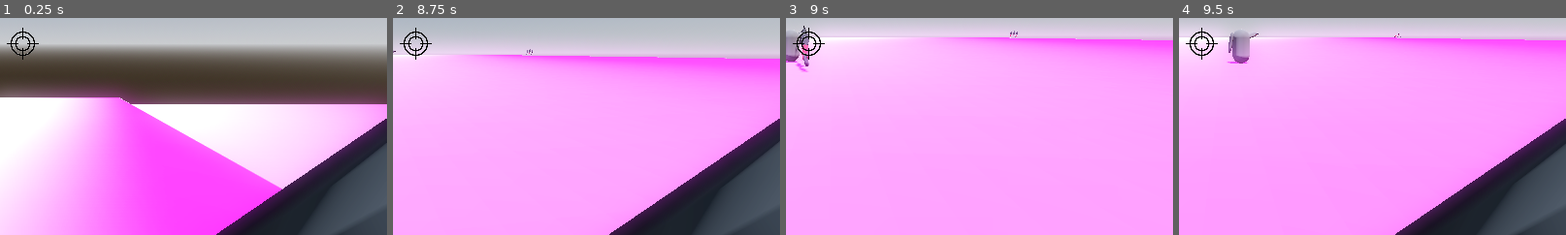
Above: before the commit, frames 1-4 (left to right).
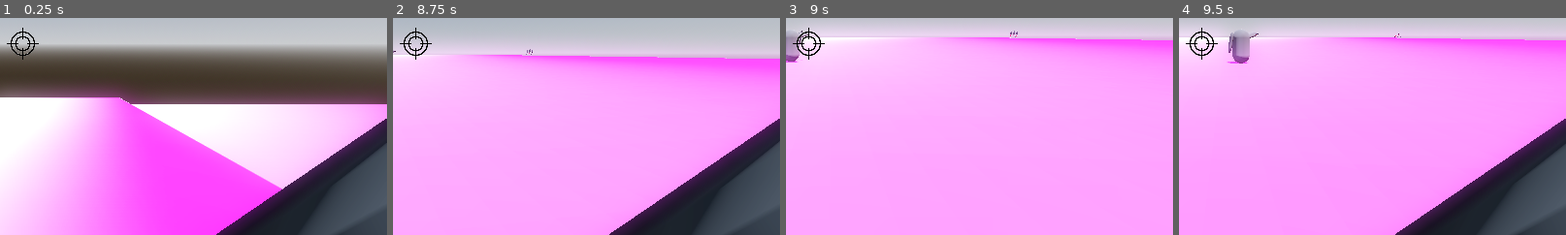
Above: after the commit, the same moments.

Repository: hasofit/NARUTO-FPS-LES-GO
Game: Godot game, scene res://scenes/world.tscn
Two runs of this game, one before a commit and one after it. Both use one fixed random seed, a clock stepped at 60 frames per second and the inputs below.
Inputs (mouse positions are % of the whole screen's width and height, from its top left):
- Up to frame 1 (0.25 s): no input
- Up to frame 2 (8.75 s): move the mouse to (55, 50) at 0.52 s; hold W (move_forward) 0.53-5.78 s; tap F (Kunai Wall) at 0.6, 5.1 s; tap Space (jump) at 0.77, 1.52, 3.02, 3.77, 4.52, 6.02, 6.77, 7.52 s; move the mouse to (45, 50) at 1.27 s; tap Q (ShadowClone) at 1.35, 5.85 s; move the mouse to (52, 48) at 2.02 s; tap K (Start) at 2.1, 6.6 s; move the mouse to (49, 52) at 2.77 s; click (49, 52) at 2.85 s; move the mouse to (57, 51) at 3.52 s; tap Shift (sprint) at 3.6, 8.1 s; move the mouse to (42, 49) at 4.27 s; right-click (42, 49) at 4.35 s; move the mouse to (51, 50) at 5.02 s; move the mouse to (46, 48) at 5.77 s; hold A (move_right) 5.78-6.53 s; move the mouse to (55, 50) at 6.52 s; hold W (move_forward) from 6.53 s (still down); move the mouse to (45, 50) at 7.27 s; click (45, 50) at 7.35 s; move the mouse to (52, 48) at 8.02 s
- Up to frame 3 (9 s): move the mouse to (49, 52) at 8.77 s; release W (move_forward) at 8.78 s; hold D (move_left) from 8.78 s (still down); right-click (49, 52) at 8.85 s
- Up to frame 4 (9.5 s): keep holding D (move_left); tap Space (jump) at 9.02 s
The pictures show only the part of the screen within x 47-97%, y 44-94%; the shares and areas given below are measured in that part.

Frames 1-2 are identical in both runs. In frame 3, 0.3% of the frame differs, in the area x 2-7%, y 3-25%; in frame 4, nothing differs.
Error in both runs: Cannot call method 'start' on a null value. (res://scripts/player.gd:98)

Commit message:
enemy strafing for coperniq aim trainer

Diff:
--- a/scenes/kunai_proj.tscn
+++ b/scenes/kunai_proj.tscn
@@ -8,8 +8,8 @@
 height = 5.52376
 
 [node name="Kunai Proj" type="RigidBody3D"]
-collision_layer = 6
-collision_mask = 6
+collision_layer = 7
+collision_mask = 7
 mass = 0.1
 gravity_scale = 0.0
 lock_rotation = true
--- a/scenes/test_dummy.tscn
+++ b/scenes/test_dummy.tscn
@@ -30,3 +30,7 @@
 
 [node name="CSGSphere3D" type="CSGSphere3D" parent="."]
 transform = Transform3D(1, 0, 0, 0, 1, 0, 0, 0, 1, -0.00986129, 0.741112, 0.961075)
+
+[node name="Change" type="Timer" parent="."]
+
+[connection signal="timeout" from="Change" to="." method="_on_change_timeout"]
--- a/scenes/world.tscn
+++ b/scenes/world.tscn
@@ -192,7 +192,10 @@
 transform = Transform3D(1, 0, 0, 0, 1, 0, 0, 0, 1, -187.94, -16.264, 189.65)
 
 [node name="Test Dummy4" parent="Enemies" instance=ExtResource("2_rwgxs")]
-transform = Transform3D(1, 0, 0, 0, 1, 0, 0, 0, 1, -162.993, -16.264, 189.392)
+transform = Transform3D(1, 0, 0, 0, 1, 0, 0, 0, 1, -165.744, -16.264, 188.287)
+lock_rotation = true
+ai = true
+SPEED = 20
 
 [node name="Test Dummy5" parent="Enemies" instance=ExtResource("2_rwgxs")]
 transform = Transform3D(5.22733e-05, 0, 1, 0, 1, 0, -1, 0, 5.22733e-05, -228.147, 0.246313, 129.108)
--- a/scripts/test_dummy.gd
+++ b/scripts/test_dummy.gd
@@ -1,11 +1,34 @@
 extends RigidBody3D
 
 @onready var player: CharacterBody3D = $"../../Player"
+@onready var change: Timer = $Change
 
 @export var health = 10
+@export var ai = false
+@export var SPEED = 300
+@export var turn_time = 1
+
+var left = false
+
+func _ready() -> void:
+	change.start(turn_time)
 
 func _physics_process(delta: float) -> void:
 	if health < 1:
 		player.enemies_count -= 1
 		player.enemy_count.text = str(player.enemies_count)
 		queue_free()
+	if ai:
+		if left:
+			global_position = global_position + Vector3.LEFT * SPEED * delta
+		elif !left:
+			global_position = global_position + Vector3.RIGHT * SPEED * delta
+		lock_rotation = true
+	else:
+		lock_rotation = false
+
+func _on_change_timeout() -> void:
+	if left:
+		left = false
+	else:
+		left = true
